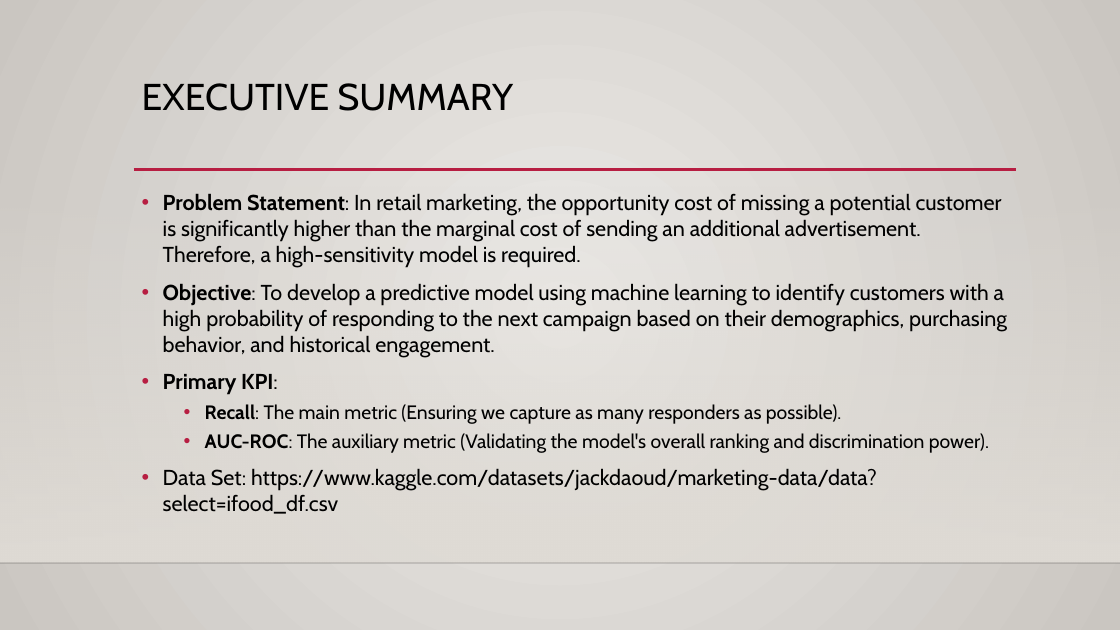
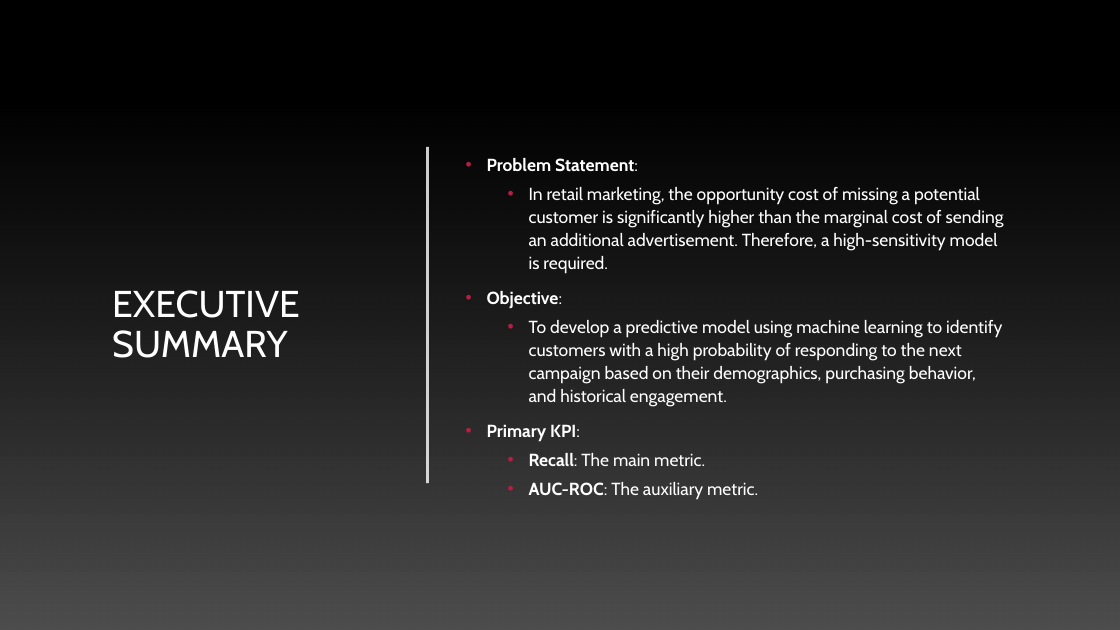
Before and after one commit to Janet5y2i/RetailCustAnalysis, a slide deck: slide 2 of iFood Marketing Prediction Model_Report.pptx. Drawn at 1120x630 pixels with LibreOffice and Linux fonts; fonts in the diff are those of the drawing; background and template pictures are left out. Boxes give left, top, right and bottom in pixels: in the first picture for what was removed or moved away, otherwise in the second. Text is boxed around its words. In the diff, an @@ line names an element or a change of style, - is before the commit and + after.

```diff
--- a/iFood Marketing Prediction Model_Report.pptx
+++ b/iFood Marketing Prediction Model_Report.pptx
@@ background gradient #ECEAE7 to #CAC7C1 to picture (left out) @@
@@ rectangle added at (0, 0, 1120, 630), fill #000000 @@
@@ rectangle added at (0, 110, 1120, 630), fill gradient #3C3C3C to #4E4E4E @@
@@ title "EXECUTIVE SUMMARY": place and size @@
-title "EXECUTIVE SUMMARY" at (142, 83, 514, 111)
+title "EXECUTIVE SUMMARY" at (112, 290, 300, 358)
@@ title "EXECUTIVE SUMMARY" at (112, 290, 300, 358): text colour #000000 to #FFFFFF; vertical alignment top to middle @@
@@ text "Problem Statement:": place and size @@
-text "Problem Statement:" at (163, 193, 1007, 514)
+text "Problem Statement:" at (487, 158, 1004, 499)
@@ text "Problem Statement:" at (487, 158, 1004, 499): vertical alignment top to middle @@
@@ line added from (428, 147) to (428, 483), #FFFFFF 2.5 pt @@
@@ line removed from (134, 170) to (1017, 170) @@
@@ text at (487, 158, 1004, 407): text changed; size 18.5 to 15 pt; text colour #000000 to #FFFFFF @@
-• Problem Statement: In retail marketing, the opportunity cost of missing a potential customer is significantly higher than the marginal cost of sending an additional advertisement. Therefore, a high-sensitivity model is required.
-• Objective: To develop a predictive model using machine learning to identify customers with a high probability of responding to the next campaign based on their demographics, purchasing behavior, and historical engagement.
+• Problem Statement:
+  • In retail marketing, the opportunity cost of missing a potential customer is significantly higher than the marginal cost of sending an additional advertisement. Therefore, a high-sensitivity model is required.
+• Objective:
+  • To develop a predictive model using machine learning to identify customers with a high probability of responding to the next campaign based on their demographics, purchasing behavior, and historical engagement.
@@ rectangle at (0, 186, 1120, 563): fill gradient #DFDBD5 to gradient #454545 @@
@@ text at (487, 424, 580, 442): size 18.5 to 15 pt, text colour #000000 to #FFFFFF in "Primary KPI:"; line spacing 1 to 1.1 @@
@@ text at (529, 453, 758, 499): text changed; size 16.6 to 15 pt; text colour #000000 to #FFFFFF @@
-  • Recall: The main metric (Ensuring we capture as many responders as possible).
-  • AUC-ROC: The auxiliary metric (Validating the model's overall ranking and discrimination power).
-• Data Set: https://www.kaggle.com/datasets/jackdaoud/marketing-data/data?select=ifood_df.csv
+  • Recall: The main metric.
+  • AUC-ROC: The auxiliary metric.
```
Also in this commit, not shown: 7 other slides changed, 2 slides added.
